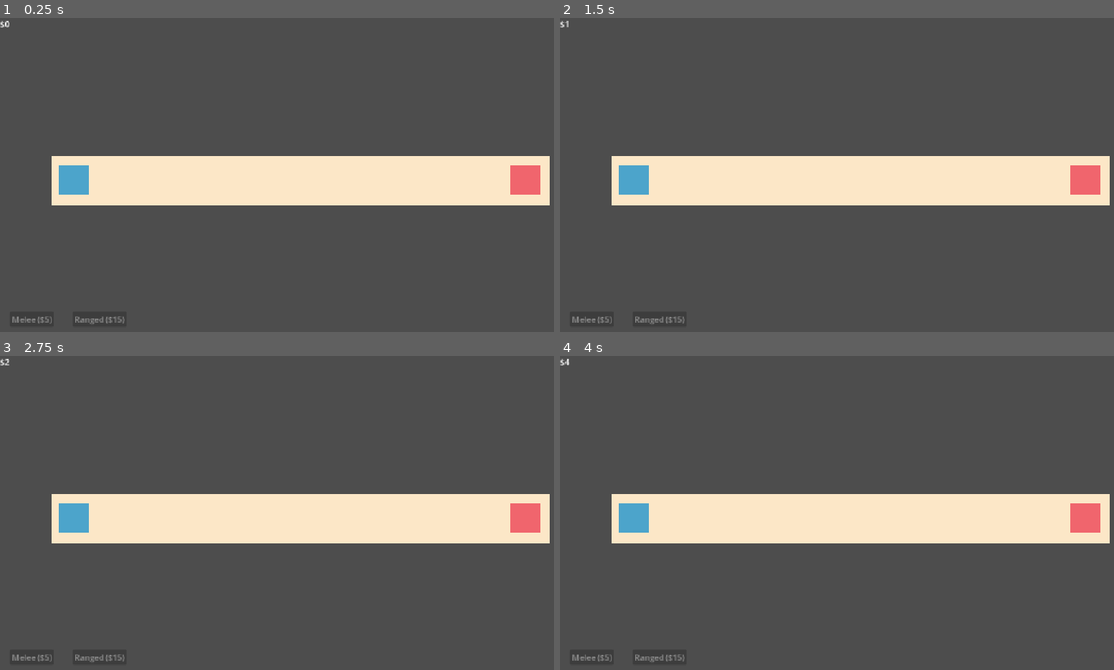
Above: before the commit, frames 1-4 (two rows, left to right).
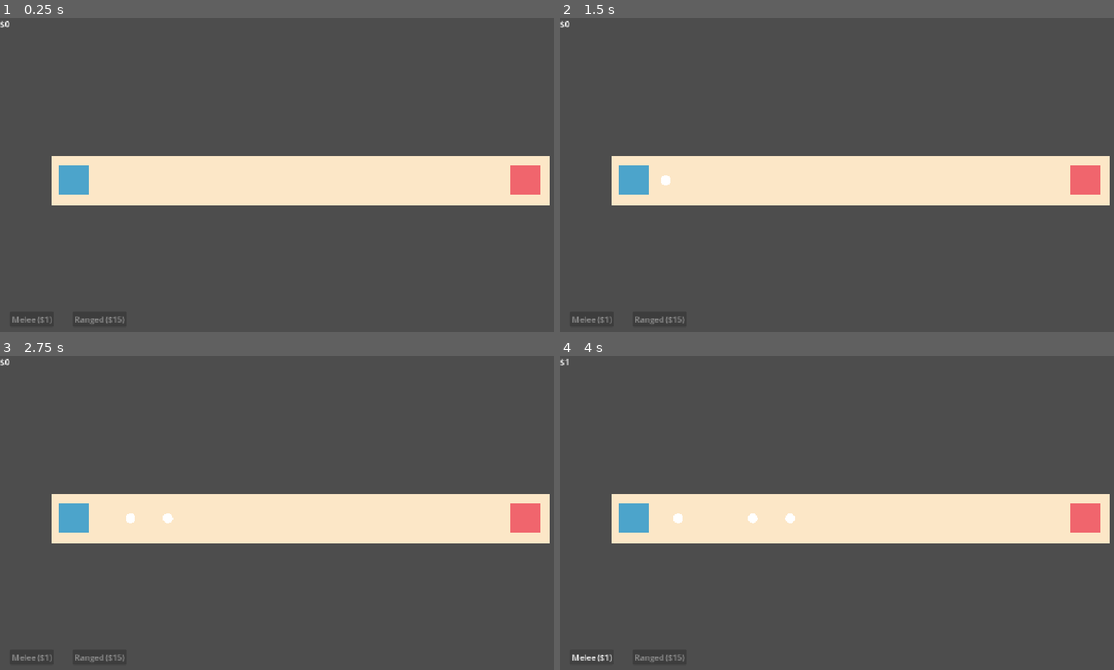
Above: after the commit, the same moments.

Repository: AlexJMohr/waves-lanes-game
Game: Godot game, scene res://main.tscn
The game is run twice, just before and just after one commit, with the same random seed, the same clock (stepped at 60 frames per second) and the same inputs.
Inputs (mouse positions are in pixels of both pictures, inside the frame that each line leads up to):
- Up to frame 1 (0.25 s): no input
- Up to frame 2 (1.5 s): tap Enter at 0.5 s; click (593, 319) at 1.25 s, where only the run after the commit has a clickable "Melee ($1)"
- Up to frame 3 (2.75 s): click (33, 657) at 2 s, where only the run after the commit has a clickable "Melee ($1)"
- Up to frame 4 (4 s): tap Space at 2.75 s; click (593, 657) at 3.5 s, where only the run after the commit has a clickable "Melee ($1)"

The runs differ from the first frame. In frame 1, less than 0.1% of the frame differs, in the area x 8-9%, y 94-98%; in frame 2, less than 0.1%; in frame 3, 0.1%; in frame 4, 0.2%, in the area x 0-43%, y 0-98%.

Commit message:
Add unit navigation with avoidance, reorganize into feature folders (#7)
Units move via NavigationAgent2D path-following with RVO avoidance: they spread/flank alongside allies and anchor in place while attacking. No-enemy march targets a far point so the avoidance solver produces motion.

Also reorganized scripts/scenes/resources into autoload/, units/, lane/, ui/, and levels/.

Diff:
--- a/lane.tscn
+++ /dev/null
@@ -1,25 +0,0 @@
-[gd_scene format=3 uid="uid://c84r1qni21ae5"]
-
-[ext_resource type="PackedScene" uid="uid://bb8204o1pqltb" path="res://hq.tscn" id="1_phwy2"]
-[ext_resource type="Script" uid="uid://si36k6oxpdqr" path="res://lane.gd" id="3_lane"]
-
-[node name="Lane" type="Node2D" unique_id=592448107]
-script = ExtResource("3_lane")
-
-[node name="Ground" type="Polygon2D" parent="." unique_id=419301429]
-color = Color(0.9894075, 0.907665, 0.7811005, 1)
-polygon = PackedVector2Array(0, 0, 1000, 0, 1000, 100, 0, 100)
-
-[node name="PlayerHq" parent="." unique_id=1797841222 instance=ExtResource("1_phwy2")]
-position = Vector2(45, 50)
-color = Color(0.30052412, 0.64559305, 0.7978466, 1)
-
-[node name="EnemyHq" parent="." unique_id=1650295252 instance=ExtResource("1_phwy2")]
-position = Vector2(951, 49)
-color = Color(0.94192916, 0.39823213, 0.42940444, 1)
-
-[node name="PlayerSpawn" type="Marker2D" parent="." unique_id=1265885576]
-position = Vector2(90, 50)
-
-[node name="EnemySpawn" type="Marker2D" parent="." unique_id=114988821]
-position = Vector2(910, 50)
--- a/hq.tscn
+++ b/lane/hq.tscn
@@ -1,7 +1,7 @@
 [gd_scene format=3 uid="uid://bb8204o1pqltb"]
 
-[ext_resource type="Script" uid="uid://dvtlsu0dewc0k" path="res://hq.gd" id="1_y5vmi"]
-[ext_resource type="PackedScene" uid="uid://c34u5m4tg75tw" path="res://health_bar.tscn" id="2_7tt6b"]
+[ext_resource type="Script" uid="uid://dvtlsu0dewc0k" path="res://lane/hq.gd" id="1_y5vmi"]
+[ext_resource type="PackedScene" uid="uid://c34u5m4tg75tw" path="res://ui/health_bar.tscn" id="2_7tt6b"]
 
 [node name="Hq" type="Node2D" unique_id=1797841222]
 script = ExtResource("1_y5vmi")
--- /dev/null
+++ b/lane/lane.tscn
@@ -0,0 +1,48 @@
+[gd_scene format=3 uid="uid://c84r1qni21ae5"]
+
+[ext_resource type="PackedScene" uid="uid://bb8204o1pqltb" path="res://lane/hq.tscn" id="1_phwy2"]
+[ext_resource type="Script" uid="uid://si36k6oxpdqr" path="res://lane/lane.gd" id="3_lane"]
+
+[sub_resource type="NavigationPolygon" id="NavigationPolygon_htucp"]
+vertices = PackedVector2Array(990, 90, 10, 90, 10, 10, 990, 10)
+polygons = Array[PackedInt32Array]([PackedInt32Array(0, 1, 2, 3)])
+outlines = Array[PackedVector2Array]([PackedVector2Array(0, 0, 1000, 0, 1000, 100, 0, 100)])
+
+[sub_resource type="RectangleShape2D" id="RectangleShape2D_htucp"]
+size = Vector2(1000, 20)
+
+[node name="Lane" type="Node2D" unique_id=592448107]
+script = ExtResource("3_lane")
+
+[node name="Ground" type="Polygon2D" parent="." unique_id=419301429]
+color = Color(0.9894075, 0.907665, 0.7811005, 1)
+polygon = PackedVector2Array(0, 0, 1000, 0, 1000, 100, 0, 100)
+
+[node name="PlayerHq" parent="." unique_id=1797841222 instance=ExtResource("1_phwy2")]
+position = Vector2(45, 50)
+color = Color(0.30052412, 0.64559305, 0.7978466, 1)
+
+[node name="EnemyHq" parent="." unique_id=1650295252 instance=ExtResource("1_phwy2")]
+position = Vector2(951, 49)
+color = Color(0.94192916, 0.39823213, 0.42940444, 1)
+
+[node name="PlayerSpawn" type="Marker2D" parent="." unique_id=1265885576]
+position = Vector2(90, 50)
+
+[node name="EnemySpawn" type="Marker2D" parent="." unique_id=114988821]
+position = Vector2(910, 50)
+
+[node name="NavigationRegion2D" type="NavigationRegion2D" parent="." unique_id=770854047]
+navigation_polygon = SubResource("NavigationPolygon_htucp")
+
+[node name="TopWall" type="StaticBody2D" parent="." unique_id=656264246]
+
+[node name="CollisionShape2D" type="CollisionShape2D" parent="TopWall" unique_id=1470076240]
+position = Vector2(500, -10)
+shape = SubResource("RectangleShape2D_htucp")
+
+[node name="BottomWall" type="StaticBody2D" parent="." unique_id=302933152]
+
+[node name="CollisionShape2D" type="CollisionShape2D" parent="BottomWall" unique_id=189942831]
+position = Vector2(500, 110)
+shape = SubResource("RectangleShape2D_htucp")
--- a/levels.gd
+++ b/levels/levels.gd
@@ -1,7 +1,7 @@
 class_name Levels
 
-const MELEE = preload("res://melee_unit.tres")
-const RANGED = preload("res://ranged_unit.tres")
+const MELEE = preload("res://units/melee_unit.tres")
+const RANGED = preload("res://units/ranged_unit.tres")
 
 # array of levels, each item is array of waves
 const LEVELS = [
--- a/main.tscn
+++ b/main.tscn
@@ -1,9 +1,9 @@
 [gd_scene format=3 uid="uid://bpqr1k2hk41pf"]
 
 [ext_resource type="Script" uid="uid://cfpt82ppruaxd" path="res://main.gd" id="1_h2yge"]
-[ext_resource type="Script" uid="uid://blniwi0vm2asg" path="res://ui.gd" id="1_ig7tw"]
-[ext_resource type="PackedScene" uid="uid://c84r1qni21ae5" path="res://lane.tscn" id="2_0xm2m"]
-[ext_resource type="Script" uid="uid://dtc2wb8j8lq8q" path="res://enemy_spawner.gd" id="4_1bvp3"]
+[ext_resource type="Script" uid="uid://blniwi0vm2asg" path="res://ui/ui.gd" id="1_ig7tw"]
+[ext_resource type="PackedScene" uid="uid://c84r1qni21ae5" path="res://lane/lane.tscn" id="2_0xm2m"]
+[ext_resource type="Script" uid="uid://dtc2wb8j8lq8q" path="res://levels/enemy_spawner.gd" id="4_1bvp3"]
 
 [node name="Main" type="Node2D" unique_id=1519522500]
 script = ExtResource("1_h2yge")
--- a/melee_unit.tres
+++ /dev/null
@@ -1,9 +0,0 @@
-[gd_resource type="Resource" script_class="UnitData" format=3 uid="uid://by2qa06f0uuvm"]
-
-[ext_resource type="PackedScene" uid="uid://tuget0rdykhb" path="res://unit.tscn" id="1_4bwkx"]
-[ext_resource type="Script" uid="uid://c5nchxsmmrq3l" path="res://unit_data.gd" id="1_pfd6c"]
-
-[resource]
-script = ExtResource("1_pfd6c")
-display_name = "Melee"
-scene = ExtResource("1_4bwkx")
--- a/health_bar.tscn
+++ b/ui/health_bar.tscn
@@ -1,6 +1,6 @@
 [gd_scene format=3 uid="uid://c34u5m4tg75tw"]
 
-[ext_resource type="Script" uid="uid://kqbcqcevg8s7" path="res://health_bar.gd" id="1_m7ell"]
+[ext_resource type="Script" uid="uid://kqbcqcevg8s7" path="res://ui/health_bar.gd" id="1_m7ell"]
 
 [node name="HealthBar" type="Node2D" unique_id=78408662]
 script = ExtResource("1_m7ell")
--- a/ui.gd
+++ b/ui/ui.gd
@@ -6,8 +6,8 @@
 @onready var melee_button: Button = $MeleeButton
 @onready var ranged_button: Button = $RangedButton
 
-const MELEE_DATA := preload("res://melee_unit.tres")
-const RANGED_DATA := preload("res://ranged_unit.tres")
+const MELEE_DATA := preload("res://units/melee_unit.tres")
+const RANGED_DATA := preload("res://units/ranged_unit.tres")
 
 
 func _ready() -> void:
--- /dev/null
+++ b/units/melee_unit.tres
@@ -0,0 +1,10 @@
+[gd_resource type="Resource" script_class="UnitData" format=3 uid="uid://by2qa06f0uuvm"]
+
+[ext_resource type="PackedScene" uid="uid://tuget0rdykhb" path="res://units/unit.tscn" id="1_4bwkx"]
+[ext_resource type="Script" uid="uid://c5nchxsmmrq3l" path="res://units/unit_data.gd" id="1_pfd6c"]
+
+[resource]
+script = ExtResource("1_pfd6c")
+display_name = "Melee"
+scene = ExtResource("1_4bwkx")
+cost = 1
--- a/projectile.tscn
+++ b/units/projectile.tscn
@@ -1,6 +1,6 @@
 [gd_scene format=3 uid="uid://bmn051luas6ur"]
 
-[ext_resource type="Script" uid="uid://n7jrqokj70r5" path="res://projectile.gd" id="1_a85iw"]
+[ext_resource type="Script" uid="uid://n7jrqokj70r5" path="res://units/projectile.gd" id="1_a85iw"]
 
 [sub_resource type="CircleShape2D" id="CircleShape2D_htucp"]
 radius = 4.0
--- a/ranged_unit.gd
+++ b/units/ranged_unit.gd
@@ -1,6 +1,6 @@
 extends Unit
 
-const PROJECTILE_SCENE := preload("res://projectile.tscn")
+const PROJECTILE_SCENE := preload("res://units/projectile.tscn")
 
 
 func _attack(_enemy: Unit) -> void:
--- a/ranged_unit.tres
+++ b/units/ranged_unit.tres
@@ -1,7 +1,7 @@
 [gd_resource type="Resource" script_class="UnitData" format=3 uid="uid://dwhftnc3jwwko"]
 
-[ext_resource type="PackedScene" uid="uid://kkdbe353mrxr" path="res://ranged_unit.tscn" id="1_2l052"]
-[ext_resource type="Script" uid="uid://c5nchxsmmrq3l" path="res://unit_data.gd" id="1_b8vkj"]
+[ext_resource type="PackedScene" uid="uid://kkdbe353mrxr" path="res://units/ranged_unit.tscn" id="1_2l052"]
+[ext_resource type="Script" uid="uid://c5nchxsmmrq3l" path="res://units/unit_data.gd" id="1_b8vkj"]
 
 [resource]
 script = ExtResource("1_b8vkj")
--- a/ranged_unit.tscn
+++ b/units/ranged_unit.tscn
@@ -1,7 +1,7 @@
 [gd_scene format=3 uid="uid://kkdbe353mrxr"]
 
-[ext_resource type="PackedScene" uid="uid://tuget0rdykhb" path="res://unit.tscn" id="1_adcr4"]
-[ext_resource type="Script" uid="uid://6rxc4jgg3lnq" path="res://ranged_unit.gd" id="2_gam6v"]
+[ext_resource type="PackedScene" uid="uid://tuget0rdykhb" path="res://units/unit.tscn" id="1_adcr4"]
+[ext_resource type="Script" uid="uid://6rxc4jgg3lnq" path="res://units/ranged_unit.gd" id="2_gam6v"]
 
 [node name="RangedUnit" unique_id=213089700 instance=ExtResource("1_adcr4")]
 script = ExtResource("2_gam6v")
--- a/unit.gd
+++ b/units/unit.gd
@@ -6,9 +6,9 @@
 	ENEMY,
 }
 
+@onready var agent = $NavigationAgent2D
 @export var team: Team = Team.PLAYER
 var data: UnitData
-
 var health: int
 var attack_accumulator: float
 
@@ -24,20 +24,40 @@
 	collision_mask = PLAYER_LAYER | ENEMY_LAYER
 	$HealthBar.max_health = data.max_health
 	$HealthBar.health = health
+	agent.velocity_computed.connect(_on_velocity_computed)
+	agent.max_speed = data.speed
 
 
 func _physics_process(delta: float) -> void:
 	attack_accumulator += delta
 
 	var enemy := _get_nearest_enemy()
+
 	if enemy != null and global_position.distance_to(enemy.global_position) < data.attack_range:
-		velocity = Vector2.ZERO
+		# enemy in range -> stop and attack
+		agent.set_velocity(Vector2.ZERO)
+		# avoid nobody -> nobody can shove us
+		agent.avoidance_mask = 0
 		if attack_accumulator >= data.attack_cooldown:
 			_attack(enemy)
 			attack_accumulator = 0
 	else:
-		var direction := 1 if team == Team.PLAYER else -1
-		velocity = Vector2(direction * data.speed, 0)
+		# moving: avoid same-team units only
+		agent.avoidance_mask = 1 << (0 if team == Team.PLAYER else 1)
+		if enemy == null:
+			# no enemy -> move horizontally
+			var direction := 1 if team == Team.PLAYER else -1
+			agent.target_position = Vector2(direction * 10000, global_position.y)
+		else:
+			# enemy out of range -> move towards it
+			agent.target_position = enemy.global_position
+		agent.set_velocity(
+			(agent.get_next_path_position() - global_position).normalized() * data.speed
+		)
+
+
+func _on_velocity_computed(safe_velocity: Vector2) -> void:
+	velocity = safe_velocity
 	move_and_slide()
 
 
--- a/unit.tscn
+++ b/units/unit.tscn
@@ -1,7 +1,7 @@
 [gd_scene format=3 uid="uid://tuget0rdykhb"]
 
-[ext_resource type="Script" uid="uid://d1j4y21ail5x" path="res://unit.gd" id="1_btf8p"]
-[ext_resource type="PackedScene" uid="uid://c34u5m4tg75tw" path="res://health_bar.tscn" id="2_ctwoc"]
+[ext_resource type="Script" uid="uid://d1j4y21ail5x" path="res://units/unit.gd" id="1_btf8p"]
+[ext_resource type="PackedScene" uid="uid://c34u5m4tg75tw" path="res://ui/health_bar.tscn" id="2_ctwoc"]
 
 [sub_resource type="CircleShape2D" id="CircleShape2D_htucp"]
 
@@ -18,3 +18,8 @@
 width = 40
 height = 8
 y_offset = -25
+
+[node name="NavigationAgent2D" type="NavigationAgent2D" parent="." unique_id=1134082804]
+avoidance_enabled = true
+radius = 12.0
+neighbor_distance = 40.0
Renamed: game_state.gd -> autoload/game_state.gd
Renamed: game_state.gd.uid -> autoload/game_state.gd.uid
Renamed: hq.gd -> lane/hq.gd
Renamed: hq.gd.uid -> lane/hq.gd.uid
Renamed: lane.gd -> lane/lane.gd
Renamed: lane.gd.uid -> lane/lane.gd.uid
Renamed: enemy_spawner.gd -> levels/enemy_spawner.gd
Renamed: enemy_spawner.gd.uid -> levels/enemy_spawner.gd.uid
Renamed: levels.gd.uid -> levels/levels.gd.uid
Renamed: health_bar.gd -> ui/health_bar.gd
Renamed: health_bar.gd.uid -> ui/health_bar.gd.uid
Renamed: ui.gd.uid -> ui/ui.gd.uid
(and 6 more such lines)
